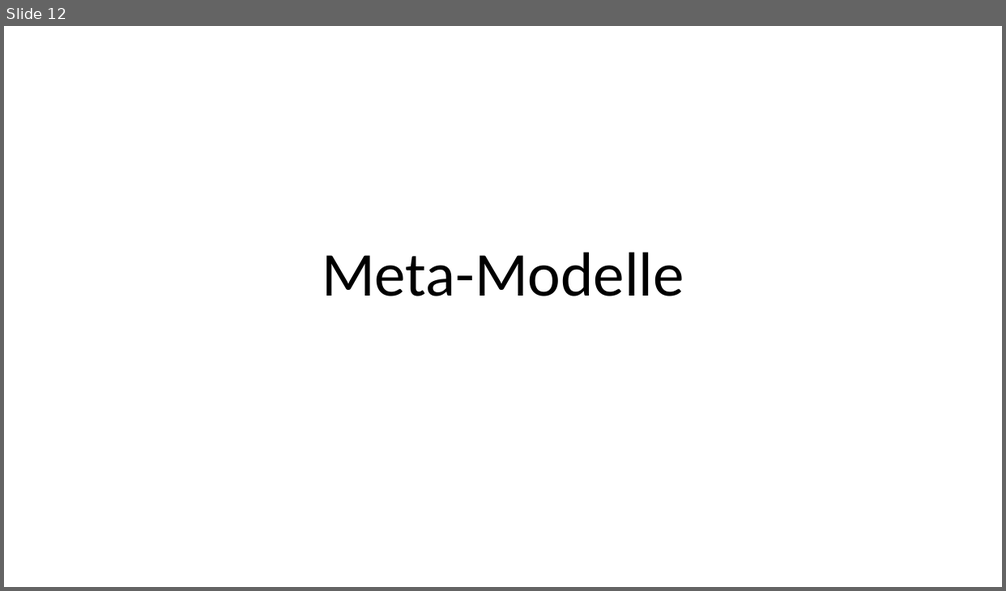
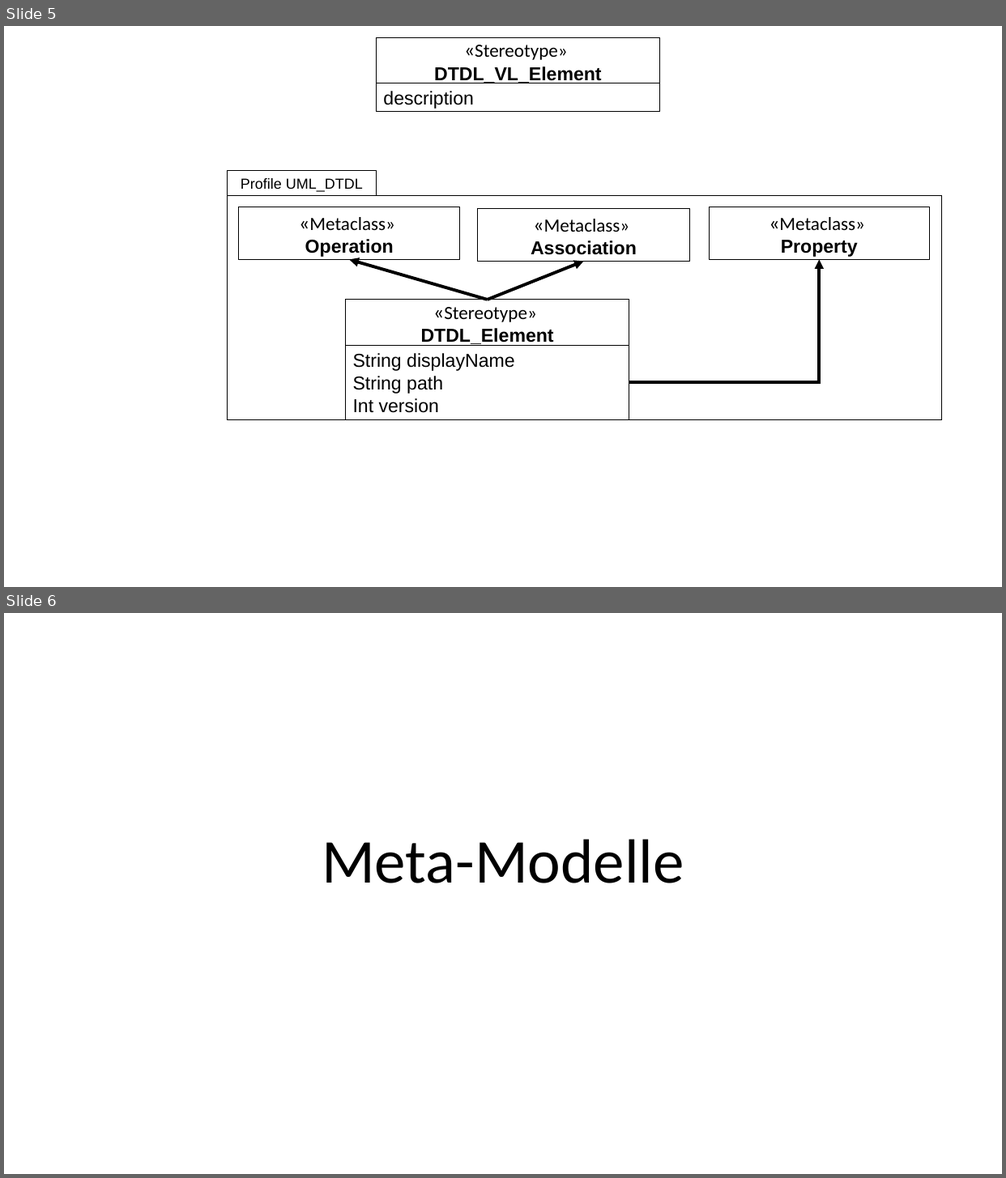
Before and after one commit to derlehner/dt_language_comparison, a slide deck: Figures.pptx. Shown one above the other, each under a label of ours: slide 12 before the commit, slides 5 and 6 after it. The pictures are 1006x591 and 1006x1178 pixels, drawn with LibreOffice and Linux fonts; fonts in the diff are those of the drawing. Boxes give left, top, right and bottom in pixels: in the first picture for what was removed or moved away, otherwise in the second. Text is boxed around its words. In the diff, an @@ line names an element or a change of style, - is before the commit and + after.

```diff
--- a/Figures.pptx
+++ b/Figures.pptx
@@ slide 5 added at [4,26,1002,587], background #FFFFFF @@
@@ rectangle added at [376,38,660,84], outline #000000 0.75 pt, 18 pt, text #000000, bold @@
+«Stereotype»
+DTDL_VL_Element
@@ rectangle added at [376,84,660,112], outline #000000 0.75 pt, 18 pt, text #000000 @@
+description
@@ rectangle added at [227,171,376,196], outline #000000 0.75 pt, 14 pt, text #000000 @@
+Profile UML_DTDL
@@ rectangle added at [227,196,942,420], outline #000000 0.75 pt @@
@@ rectangle added at [239,207,460,260], outline #000000 0.75 pt, 18 pt, text #000000 @@
+«Metaclass»
+Operation
@@ rectangle added at [478,209,690,262], outline #000000 0.75 pt, 18 pt, text #000000 @@
+«Metaclass»
+Association
@@ rectangle added at [710,207,929,260], outline #000000 0.75 pt, 18 pt, text #000000 @@
+«Metaclass»
+Property
@@ arrow added from (488, 300) to (349, 259), #000000 3 pt @@
@@ arrow added from (488, 300) to (583, 261), #000000 3 pt @@
@@ elbow arrow added from (629, 383) to (819, 259), #000000 3 pt @@
@@ rectangle added at [345,300,629,346], outline #000000 0.75 pt, 18 pt, text #000000 @@
+«Stereotype»
+DTDL_Element
@@ rectangle added at [345,346,629,420], outline #000000 0.75 pt, 18 pt, text #000000 @@
+String displayName
+String path
+Int version
@@ what was slide 12 is now slide 6 @@
```
Also in this commit, not shown: 1 slide changed, 5 other slides added.
